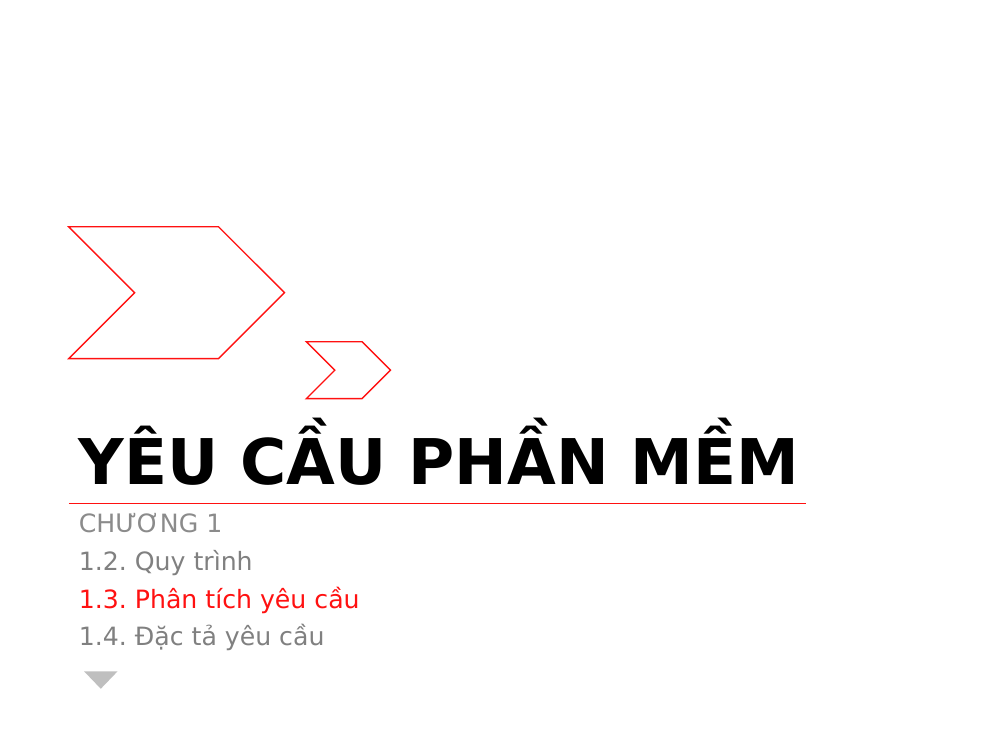
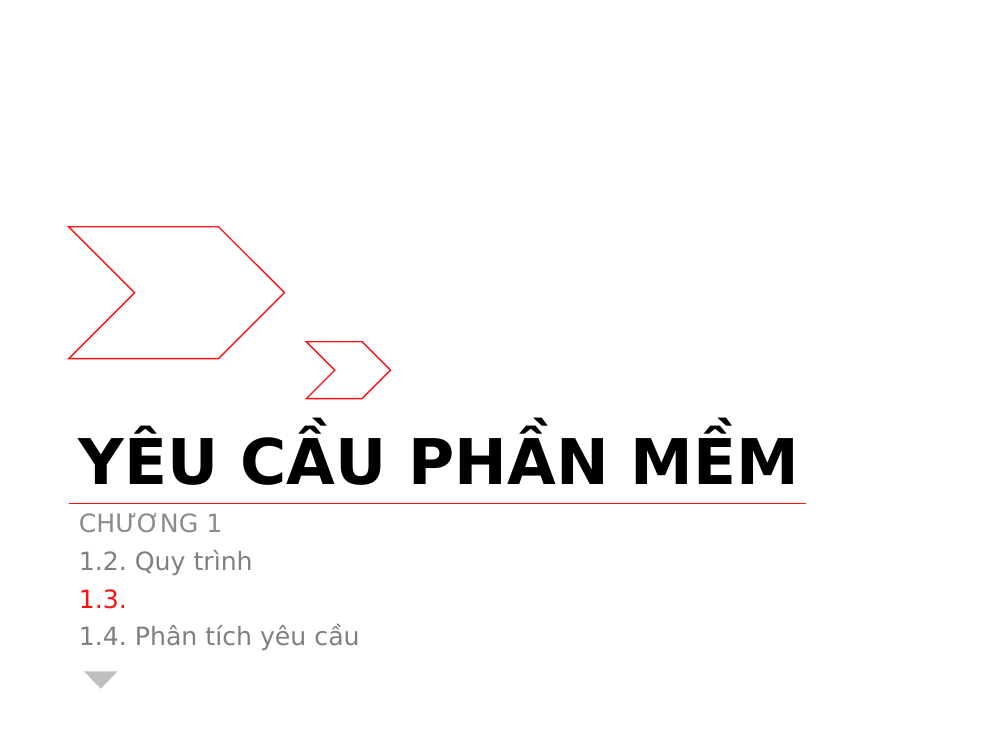
Before and after one commit to riverspart/uet-adv-sw-engineering, a slide deck: slide 12 of slide/dev/chapter_1/slide.pptx. Drawn at 1008x756 pixels with LibreOffice and Linux fonts; fonts in the diff are those of the drawing. Boxes give left, top, right and bottom in pixels: in the first picture for what was removed or moved away, otherwise in the second. Text is boxed around its words. In the diff, an @@ line names an element or a change of style, - is before the commit and + after.

```diff
--- a/slide/dev/chapter_1/slide.pptx
+++ b/slide/dev/chapter_1/slide.pptx
@@ text at [79, 589, 359, 650]: text changed; text colour #FF1111 to #808080 @@
-1.3. Phân tích yêu cầu
-1.4. Đặc tả yêu cầu
+1.3.
+1.4. Phân tích yêu cầu
```
Also in this commit, not shown: 9 other slides changed, 2 slides added.
